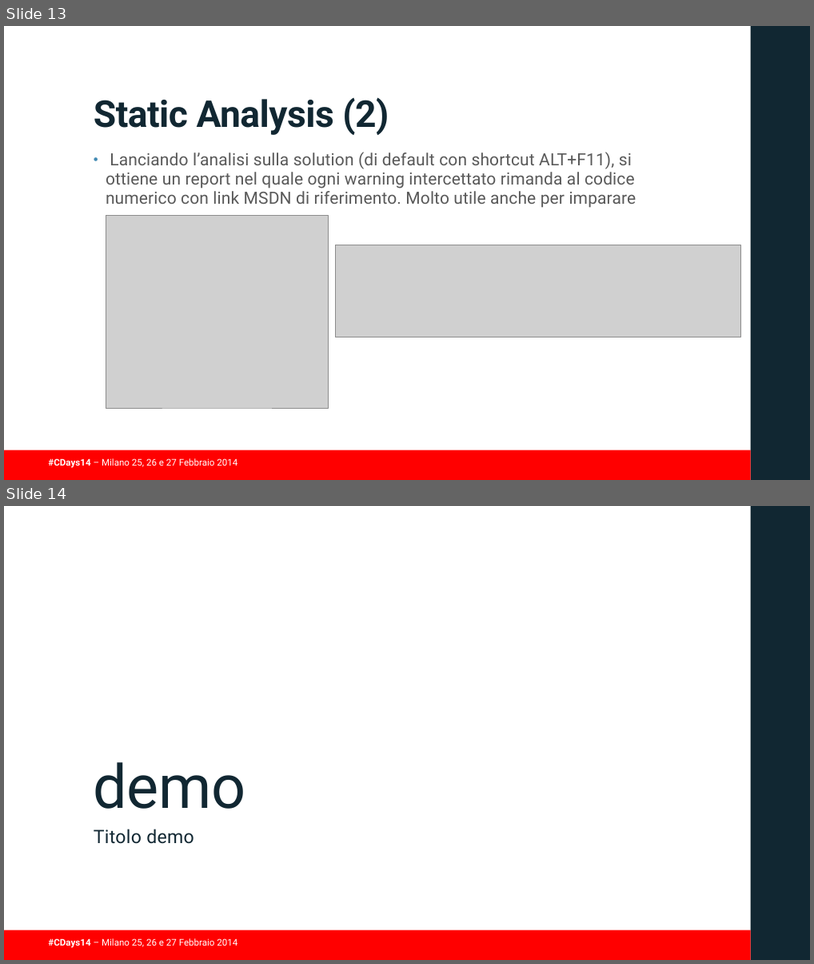
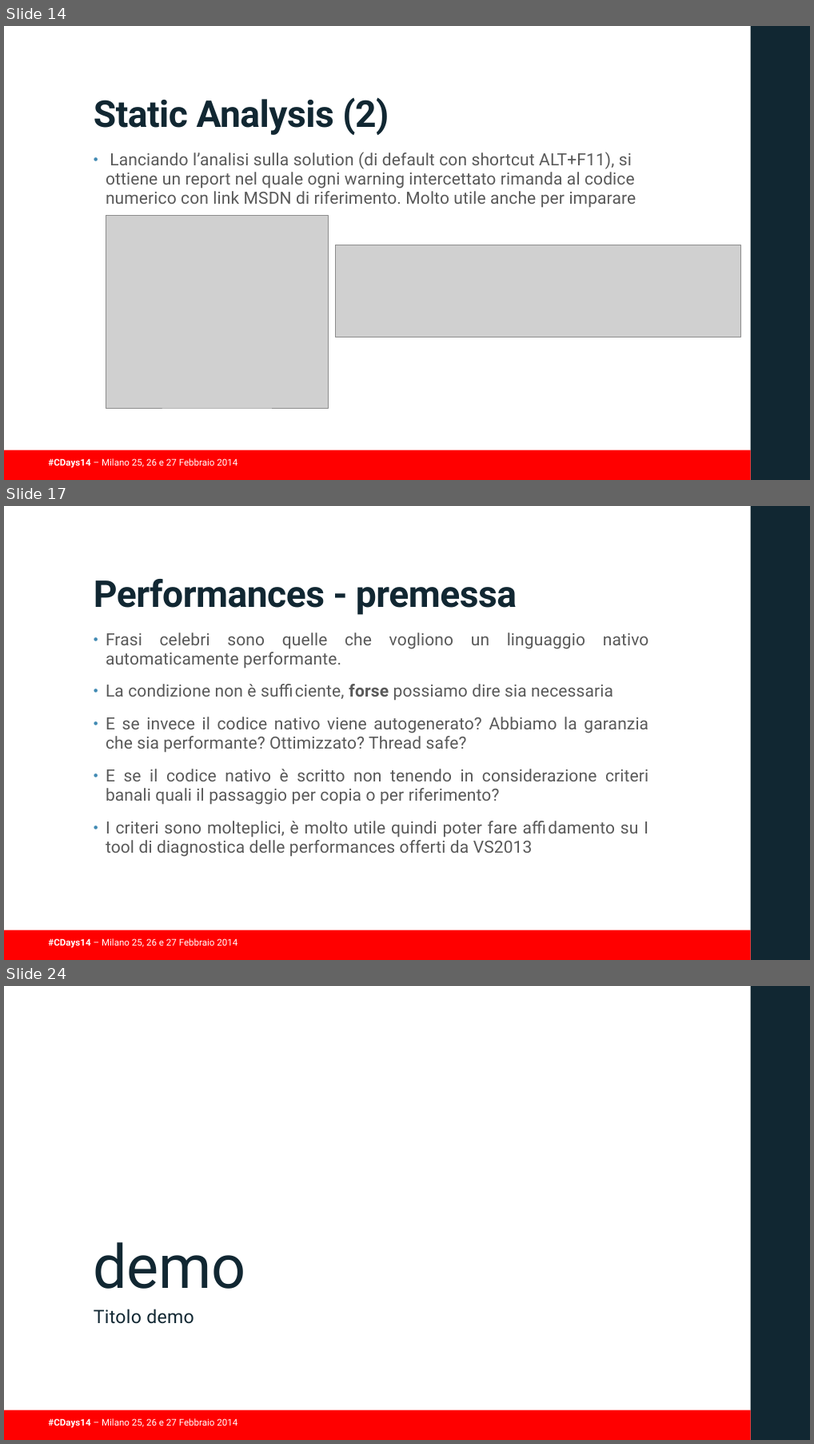
Before and after one commit to guidop/CDays14, a slide deck: presentazioneCDAYS2014.pptx. Shown one above the other, each under a label of ours: slides 13 and 14 before the commit, slides 14, 17 and 24 after it; the slides between them are not shown. The pictures are 814x964 and 814x1444 pixels, drawn with LibreOffice and Linux fonts; fonts in the diff are those of the drawing; grey boxes stand for pictures; background and template pictures are left out. Boxes give left, top, right and bottom in pixels: in the first picture for what was removed or moved away, otherwise in the second. Text is boxed around its words. In the diff, an @@ line names an element or a change of style, - is before the commit and + after.

```diff
--- a/presentazioneCDAYS2014.pptx
+++ b/presentazioneCDAYS2014.pptx
@@ slide 17 added at (4, 506, 810, 960), background #FFFFFF; not listed: 3 template elements that a slide beside it also shows @@
@@ title added at (94, 579, 517, 615), 44 pt, text #112732, bold @@
+Performances - premessa
@@ text added at (106, 632, 650, 856), 20 pt, text #595959 @@
+• Frasi celebri sono quelle che vogliono un linguaggio nativo automaticamente performante.
+• La condizione non è sufficiente, forse possiamo dire sia necessaria
+• E se invece il codice nativo viene autogenerato? Abbiamo la garanzia che sia performante? Ottimizzato? Thread safe?
+• E se il codice nativo è scritto non tenendo in considerazione criteri banali quali il passaggio per copia o per riferimento?
+• I criteri sono molteplici, è molto utile quindi poter fare affidamento su I tool di diagnostica delle performances offerti da VS2013
@@ what was slide 13 is now slide 14 @@
@@ what was slide 14 is now slide 24 @@
```
Also in this commit, not shown: 1 slide changed, 9 other slides added.
